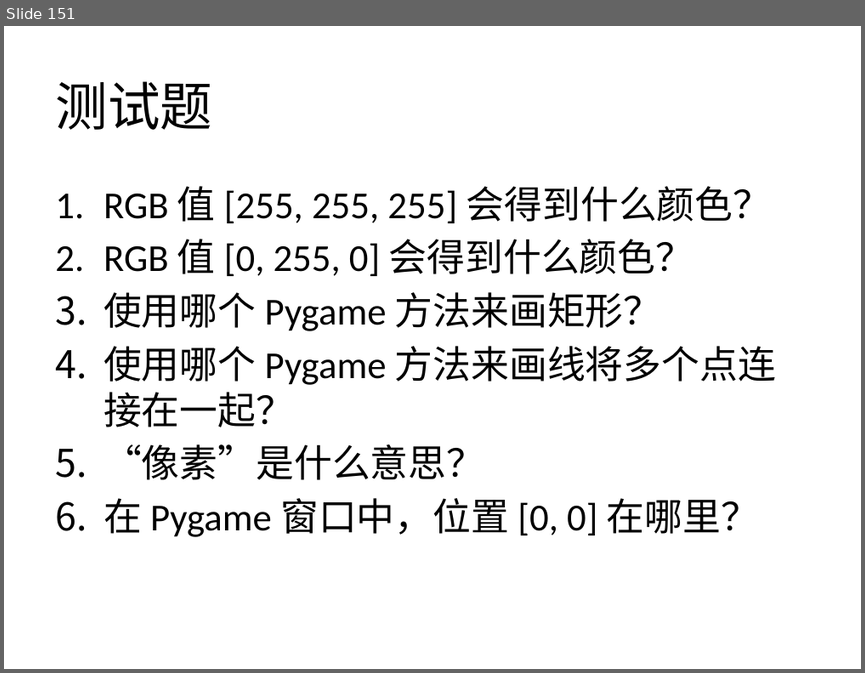
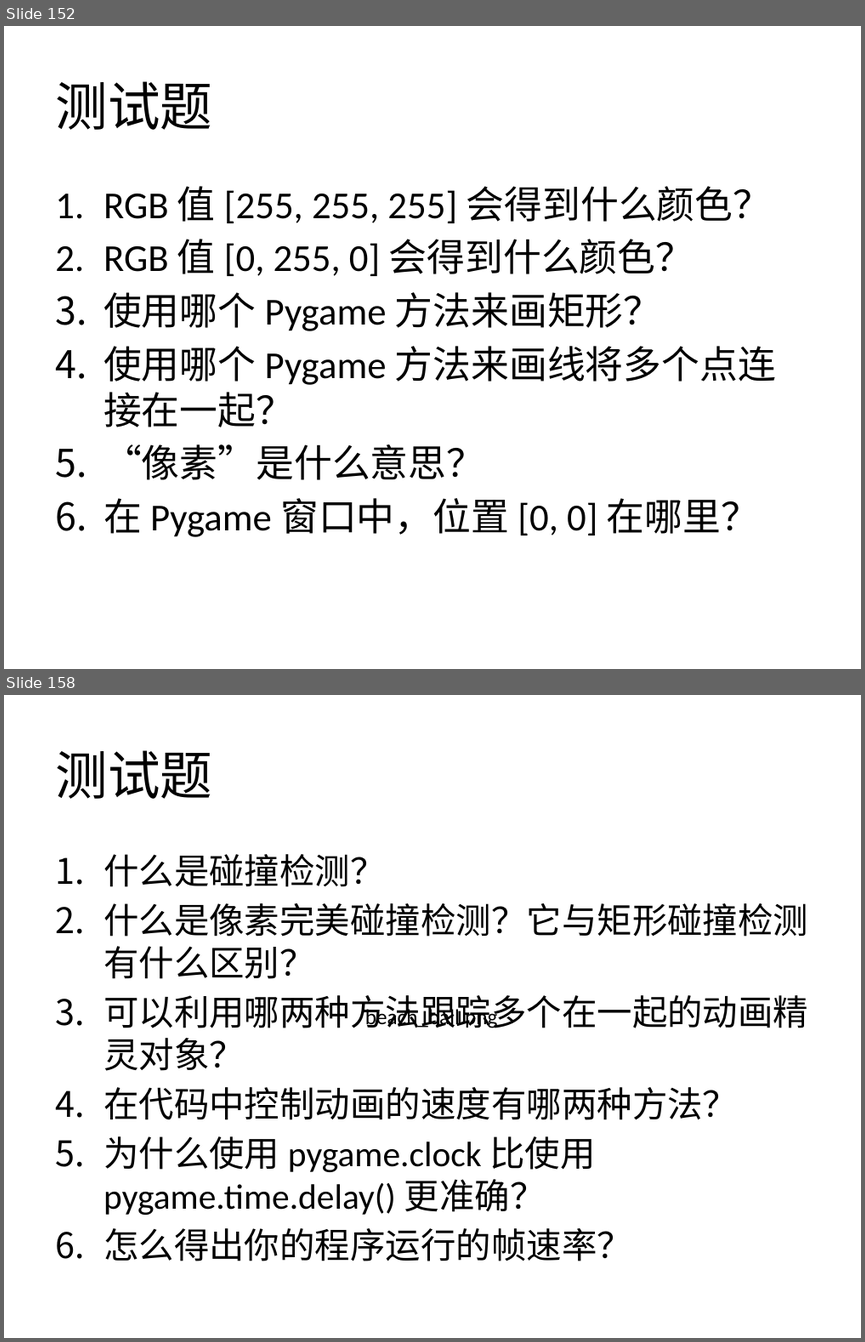
Before and after one commit to zhinan18/Python3, a slide deck: readme/Python3.pptx. Shown one above the other, each under a label of ours: slide 151 before the commit, slides 152 and 158 after it; the slides between them are not shown. The pictures are 865x673 and 865x1342 pixels, drawn with LibreOffice and Linux fonts; fonts in the diff are those of the drawing. Boxes give left, top, right and bottom in pixels: in the first picture for what was removed or moved away, otherwise in the second. Text is boxed around its words. In the diff, an @@ line names an element or a change of style, - is before the commit and + after.

```diff
--- a/readme/Python3.pptx
+++ b/readme/Python3.pptx
@@ slide 158 added at (4, 695, 861, 1338), background #FFFFFF @@
@@ title added at (55, 750, 212, 799), 44 pt, text #000000 @@
+测试题
@@ text added at (103, 854, 808, 1261), 29.6 pt, text #000000 @@
+1. 什么是碰撞检测？
+2. 什么是像素完美碰撞检测？它与矩形碰撞检测有什么区别？
+3. 可以利用哪两种方法跟踪多个在一起的动画精灵对象？
+4. 在代码中控制动画的速度有哪两种方法？
+5. 为什么使用 pygame.clock 比使用 pygame.time.delay() 更准确？
+6. 怎么得出你的程序运行的帧速率？
@@ text added at (365, 1007, 498, 1028), 18 pt, text #000000 @@
+beach_ball.png
@@ what was slide 151 is now slide 152 @@
```
Also in this commit, not shown: 2 slides changed, 5 other slides added, 29 other files.
